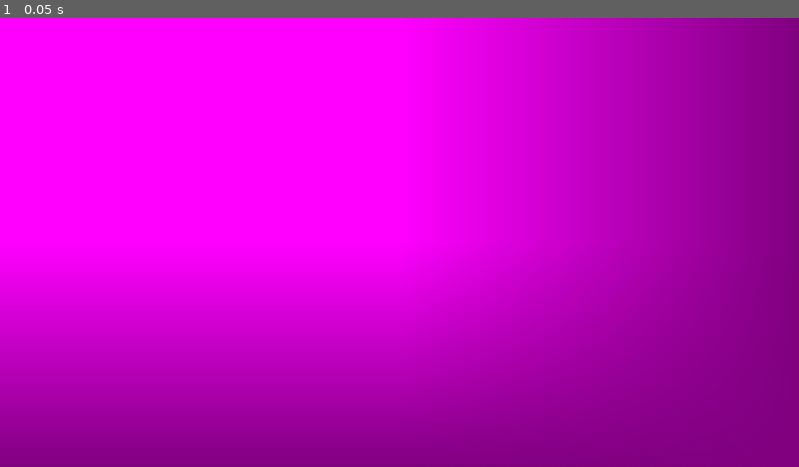
Above: before the commit, frame 1.
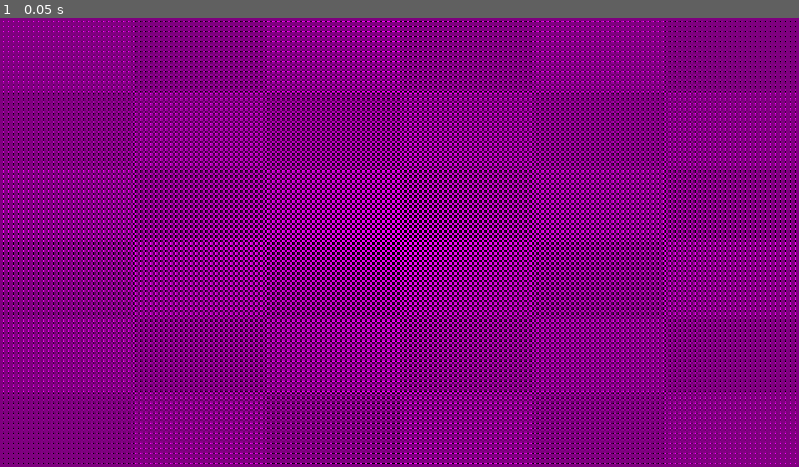
Above: after the commit, the same moment.

Repository: IAMSPYS/crossed-song
Game: Godot game, scene res://scenes/test.tscn
The game is run twice, just before and just after one commit, with the same random seed, the same clock (stepped at 60 frames per second) and the same inputs.
Inputs:
- Up to frame 1 (0.05 s): no input

The runs differ from the first frame. In frame 1, 69% of the frame differs, in the area x 0-100%, y 0-100%.

Commit message:
no proper summary for now

Diff:
--- a/project.godot
+++ b/project.godot
@@ -21,3 +21,8 @@
 window/size/viewport_height=1080
 window/size/mode=3
 window/size/borderless=true
+
+[rendering]
+
+textures/canvas_textures/default_texture_filter=0
+textures/canvas_textures/default_texture_repeat=1
--- a/scenes/test.tscn
+++ b/scenes/test.tscn
@@ -1,12 +1,14 @@
 [gd_scene load_steps=2 format=3 uid="uid://crfq2nlrxa1tj"]
 
 [sub_resource type="PlaceholderTexture2D" id="PlaceholderTexture2D_ij1v8"]
+size = Vector2(1920, 1080)
 
 [node name="Node2D" type="Node2D"]
-position = Vector2(960, 540)
 
 [node name="Parallax2D" type="Parallax2D" parent="."]
 
 [node name="Sprite2D" type="Sprite2D" parent="Parallax2D"]
-scale = Vector2(1920, 1080)
+texture_repeat = 2
 texture = SubResource("PlaceholderTexture2D_ij1v8")
+
+[node name="Camera2D" type="Camera2D" parent="."]
